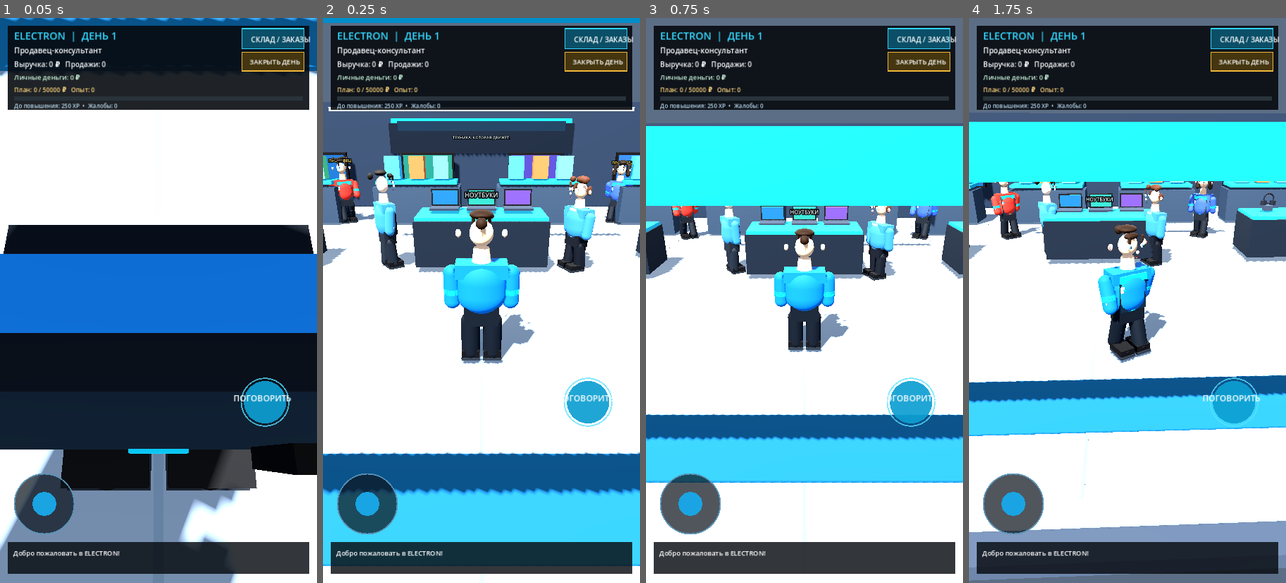
Above: before the commit, frames 1-4 (left to right).
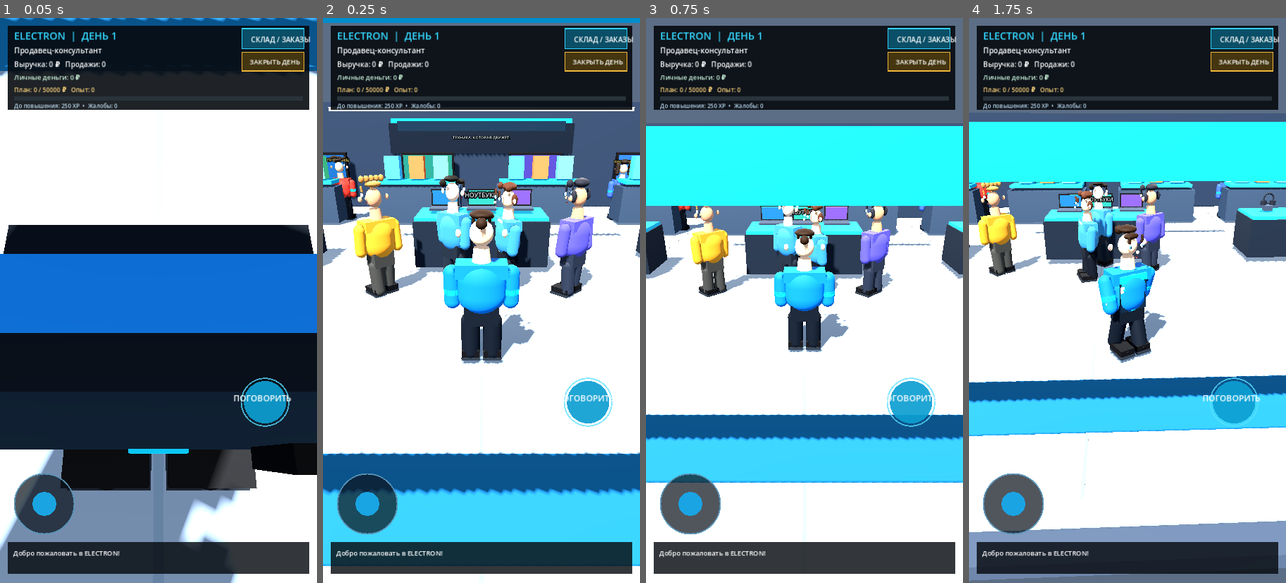
Above: after the commit, the same moments.

Repository: shilinillyaalexandrovich-wq/ELECTRON-3D
Game: Godot game, scene res://scenes/main.tscn
The game is run twice, just before and just after one commit, with the same random seed, the same clock (stepped at 60 frames per second) and the same inputs.
Inputs (mouse positions are in pixels of both pictures, inside the frame that each line leads up to):
- Up to frame 1 (0.05 s): no input
- Up to frame 2 (0.25 s): no input
- Up to frame 3 (0.75 s): move the mouse to (874, 272) at 0.52 s; click (874, 272) at 0.67 s
- Up to frame 4 (1.75 s): drag from (1064, 328) to (1111, 413) at 1.27 s

Frame 1 is identical in both runs. In frame 2, 7.4% of the frame differs, in the area x 1-98%, y 24-50%; in frame 3, 4.8%; in frame 4, 5.1%.

Commit message:
Make first customer interaction reliable on Android

Diff:
--- a/scripts/game.gd
+++ b/scripts/game.gd
@@ -38,6 +38,7 @@
 var dialogue_rects: Array[Rect2] = []
 var dialogue_quality := 0
 var dialogue_approach := 0
+var tutorial_grace_timer := 10.0
 var ui_font: Font
 
 func _ready() -> void:
@@ -258,8 +259,8 @@
     # Первые покупатели появляются в зоне досягаемости кнопки общения,
     # чтобы игрок мог начать консультацию сразу после входа в магазин.
     var spawn_points := [
-        Vector3(-7.0,0.0,1.5), Vector3(-2.5,0.0,0.2),
-        Vector3(2.5,0.0,0.2), Vector3(7.0,0.0,1.5)
+        Vector3(-2.0,0.0,2.0), Vector3(-0.7,0.0,1.5),
+        Vector3(0.7,0.0,1.5), Vector3(2.0,0.0,2.0)
     ]
     for i in range(4):
         var customer = CUSTOMER_SCRIPT.new()
@@ -289,6 +290,8 @@
         competitor_service_time.append(0.0)
 
 func _update_competitors(delta: float) -> void:
+    if tutorial_grace_timer > 0.0:
+        return
     for i in range(competitor_nodes.size()):
         var seller := competitor_nodes[i]
         if not is_instance_valid(seller):
@@ -451,6 +454,7 @@
         message_time -= delta
         if message_time <= 0:
             message = "Найди покупателя и помоги ему с выбором."
+    tutorial_grace_timer = maxf(0.0, tutorial_grace_timer - delta)
     _update_competitors(delta)
     if is_instance_valid(active_customer) and active_customer.consume_patience(delta):
         _end_dialogue_without_sale()
@@ -515,7 +519,7 @@
             if is_instance_valid(active_customer) and _dialogue_option_at(event.position):
                 _handle_dialogue_tap(event.position)
                 return
-            if not is_instance_valid(active_customer) and action_button_rect.has_point(event.position):
+            if not is_instance_valid(active_customer) and _is_action_touch(event.position, size):
                 _serve_customer()
                 return
             if joystick_touch == -1 and _is_joystick_touch_zone(event.position, size):
@@ -581,6 +585,11 @@
                 action_button_center = event.position
                 _clamp_action_button_center(size)
                 action_button_rect = _get_action_button_rect(size)
+
+func _is_action_touch(pos: Vector2, size: Vector2) -> bool:
+    if action_button_rect.has_point(pos):
+        return true
+    return pos.x >= size.x * 0.55 and pos.y >= size.y * 0.55 and pos.y <= size.y * 0.84
 
 func _get_action_button_rect(size: Vector2) -> Rect2:
     if action_button_center == Vector2.ZERO:
